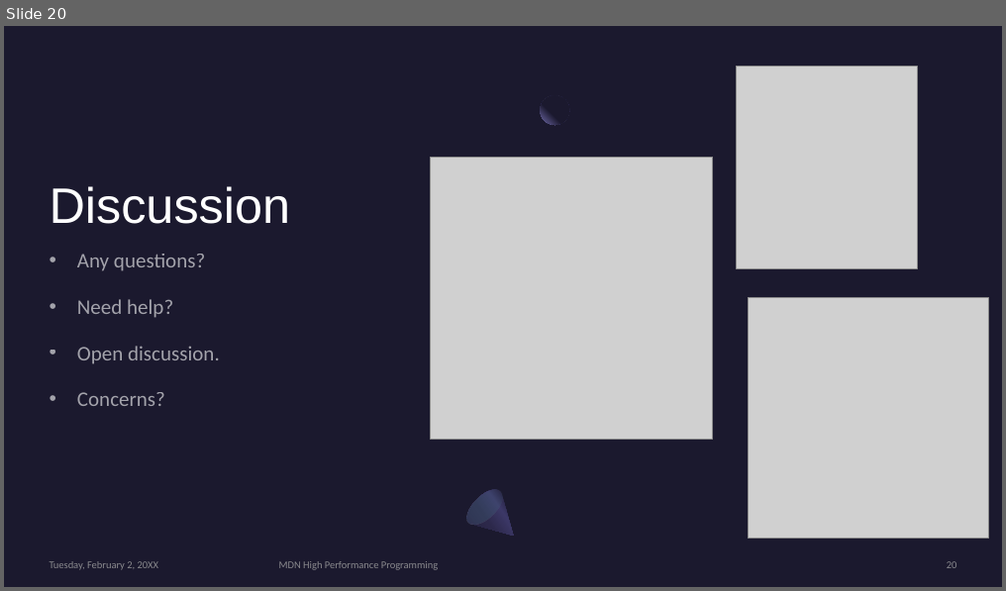
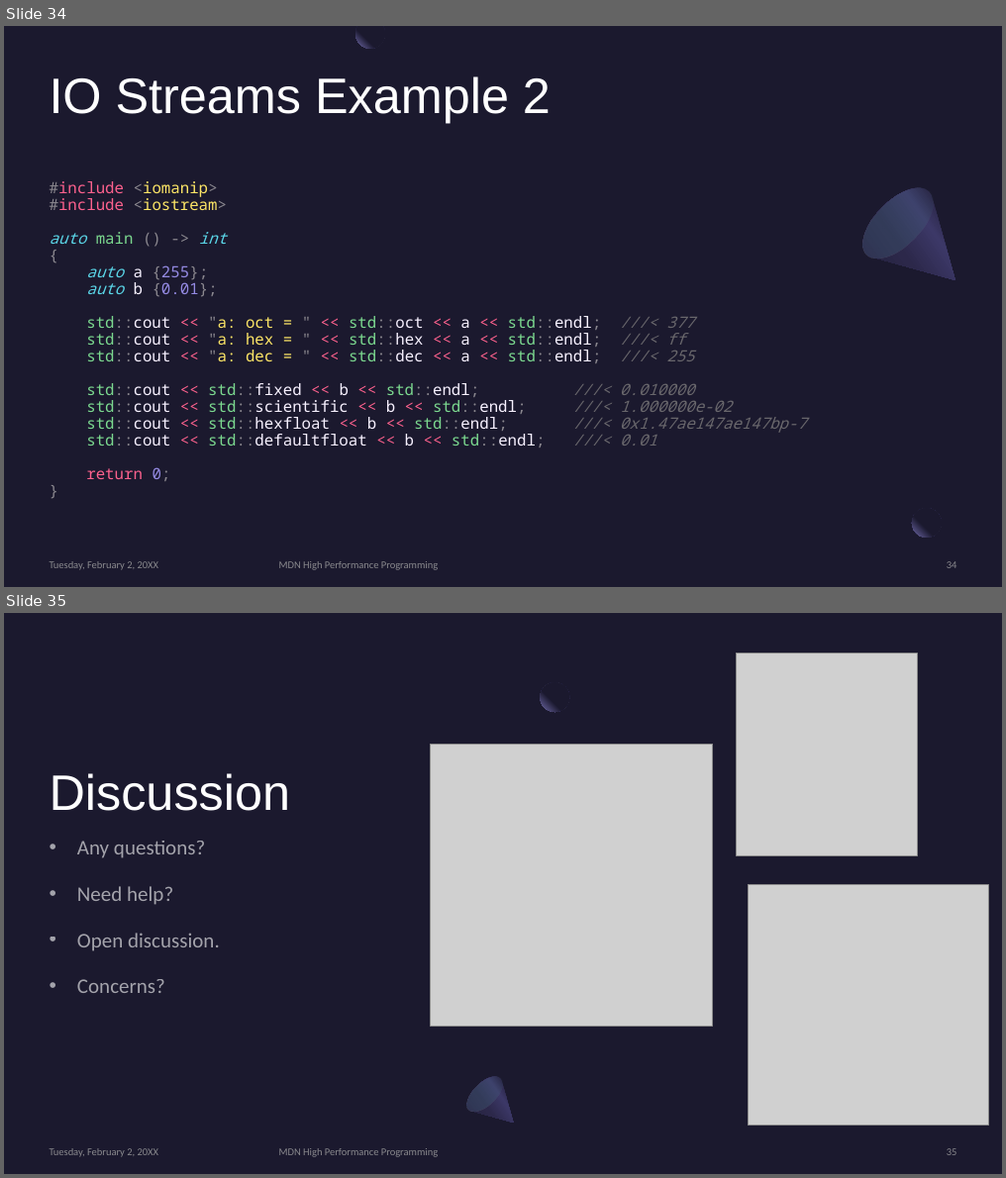
Before and after one commit to MonashDeepNeuron/HPP, a slide deck: content/week1/slides/week1.pptx. Shown one above the other, each under a label of ours: slide 20 before the commit, slides 34 and 35 after it. The pictures are 1006x591 and 1006x1178 pixels, drawn with LibreOffice and Linux fonts; fonts in the diff are those of the drawing; grey boxes stand for pictures. Boxes give left, top, right and bottom in pixels: in the first picture for what was removed or moved away, otherwise in the second. Text is boxed around its words. In the diff, an @@ line names an element or a change of style, - is before the commit and + after.

Commit message:
Added streams content to week1 slides Added code examples to week1 slides

```diff
--- a/content/week1/slides/week1.pptx
+++ b/content/week1/slides/week1.pptx
@@ slide 34 added at <box>4,26,1002,587</box>, background #1B192E @@
@@ freeform shape added at <box>355,26,385,49</box>, fill gradient #1B192E to #7771B2 @@
@@ title added at <box>50,76,550,123</box>, 48 pt, text #FFFFFF @@
+IO Streams Example 2
@@ text added at <box>50,181,657,481</box>, 15 pt, text #F7F1FF @@
+#include <iomanip>
+#include <iostream>
+auto main () -> int
+{
+auto a {255};
+auto b {0.01};
+std::cout << "a: oct = " << std::oct << a << std::endl; ///< 377
+std::cout << "a: hex = " << std::hex << a << std::endl; ///< ff
+std::cout << "a: dec = " << std::dec << a << std::endl; ///< 255
+std::cout << std::fixed << b << std::endl; ///< 0.010000
+std::cout << std::scientific << b << std::endl; ///< 1.000000e-02
+std::cout << std::hexfloat << b << std::endl; ///< 0x1.47ae147ae147bp-7
+std::cout << std::defaultfloat << b << std::endl; ///< 0.01
+return 0;
+}
@@ freeform shape added at <box>851,176,987,311</box>, fill gradient #2C284A to #3C3867 to #1B192E @@
@@ ellipse added at <box>851,176,945,270</box>, fill gradient #454075 to #5BEFC1 @@
@@ ellipse added at <box>912,509,942,538</box>, fill gradient #1B192E to #7771B2 @@
@@ rectangle added at <box>942,503,972,532</box>, fill #1B192E at 80% opacity @@
@@ text added at <box>50,562,159,570</box>, 10 pt, text #A6A6A6 at 80% opacity @@
+Tuesday, February 2, 20XX
@@ text added at <box>279,562,438,570</box>, 10 pt, text #A6A6A6 at 80% opacity @@
+MDN High Performance Programming
@@ page number added at <box>946,562,957,569</box>, 10 pt, text #A6A6A6 at 80% opacity @@
+34
@@ what was slide 20 is now slide 35 @@
```
Also in this commit, not shown: 2 slides changed, 15 other slides added, 1 slide removed, 6 other files.
